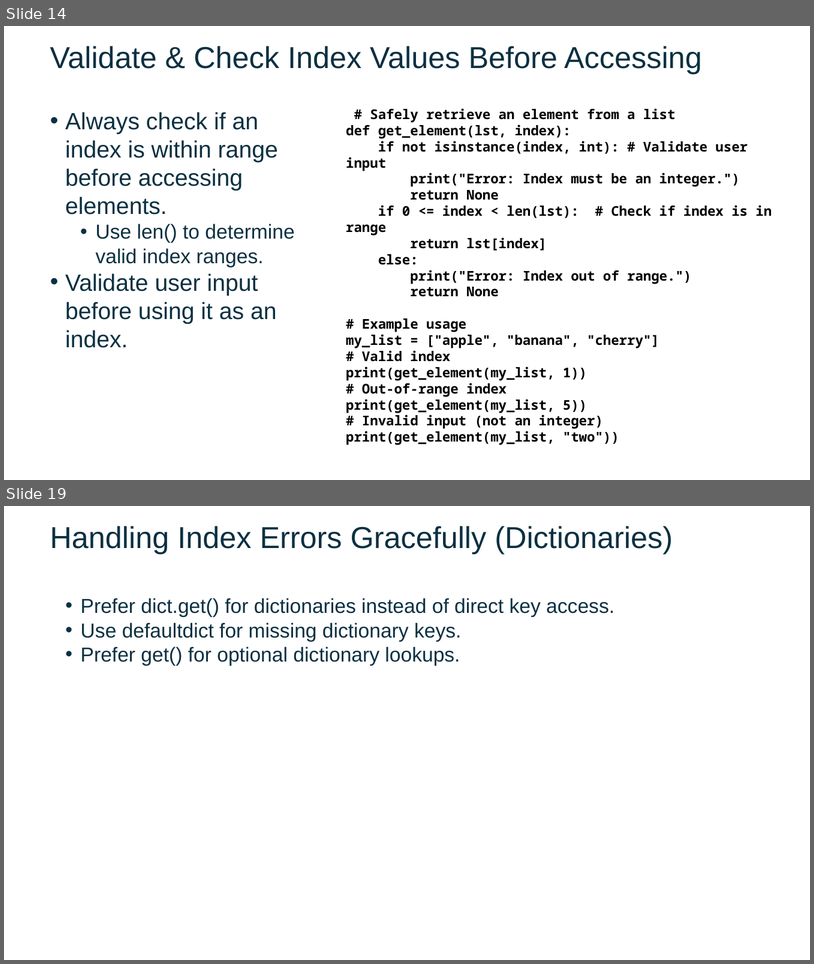
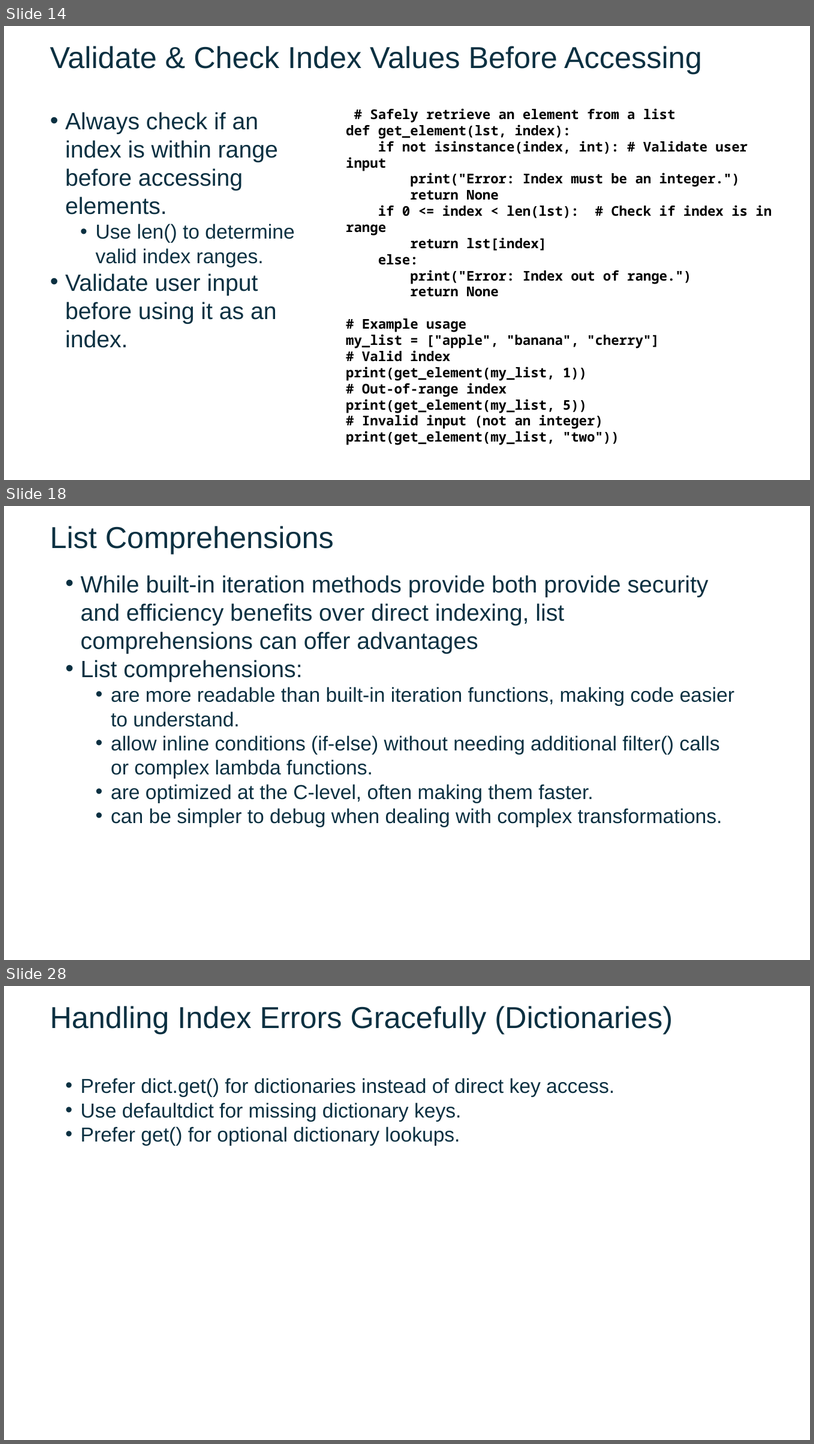
Before and after one commit to FSCJ-FacultyDev/SWC-Columbus-2025, a slide deck: Slides-Day2.pptx. Shown one above the other, each under a label of ours: slides 14 and 19 before the commit, slides 14, 18 and 28 after it; the slides between them are not shown. The pictures are 814x964 and 814x1444 pixels, drawn with LibreOffice and Linux fonts; fonts in the diff are those of the drawing; background and template pictures are left out. Boxes give left, top, right and bottom in pixels: in the first picture for what was removed or moved away, otherwise in the second. Text is boxed around its words. In the diff, an @@ line names an element or a change of style, - is before the commit and + after.

```diff
--- a/Slides-Day2.pptx
+++ b/Slides-Day2.pptx
@@ slide 18 added at [4,506,810,960], background picture (left out) @@
@@ text added at [50,526,334,554], 36 pt, text #0B3041 @@
+List Comprehensions
@@ text added at [81,575,735,827], 24 pt, text #0B3041 @@
+  • While built-in iteration methods provide both provide security and efficiency benefits over direct indexing, list comprehensions can offer advantages
+  • List comprehensions:
+    • are more readable than built-in iteration functions, making code easier to understand.
+    • allow inline conditions (if-else) without needing additional filter() calls or complex lambda functions.
+    • are optimized at the C-level, often making them faster.
+    • can be simpler to debug when dealing with complex transformations.
@@ what was slide 19 is now slide 28 @@
```
Also in this commit, not shown: 3 slides changed, 9 other slides added, 1 slide removed, 4 other files.
